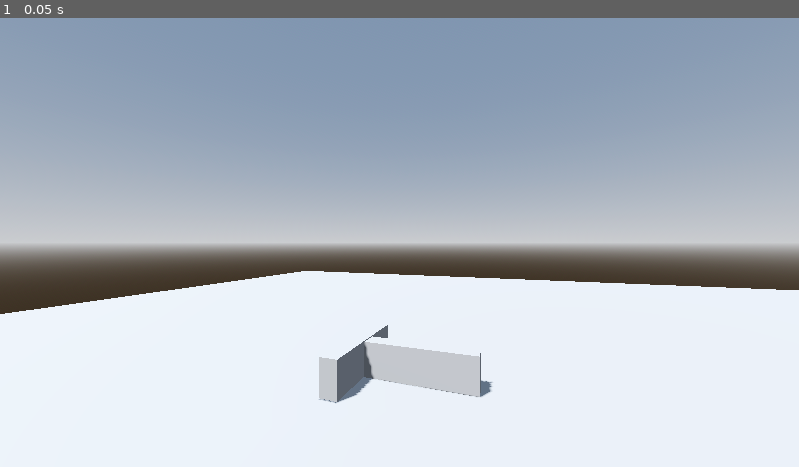
Above: before the commit, frame 1.
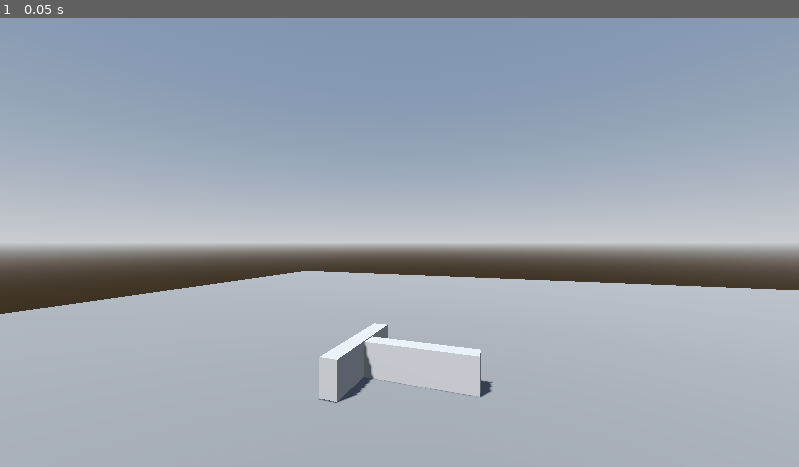
Above: after the commit, the same moment.

Repository: Nihtster/Brisingamen-Alter
Game: Godot game, scene res://main.tscn
Two runs of this game, one before a commit and one after it. Both use one fixed random seed, a clock stepped at 60 frames per second and the inputs below.
Inputs:
- Up to frame 1 (0.05 s): no input

The runs differ from the first frame. In frame 1, 38% of the frame differs, in the area x 0-100%, y 56-100%.

Commit message:
cleaned up juggernaut model rigging, added gitgnore, updated godot project to latest version

Diff:
--- a/brisingamen-alter/main.tscn
+++ b/brisingamen-alter/main.tscn
@@ -13,29 +13,33 @@
 tonemap_mode = 2
 glow_enabled = true
 
-[node name="Main" type="Node3D"]
+[sub_resource type="StandardMaterial3D" id="StandardMaterial3D_xrhlg"]
+albedo_color = Color(0.33660772, 0.33660758, 0.3366076, 1)
 
-[node name="WorldEnvironment" type="WorldEnvironment" parent="."]
+[node name="Main" type="Node3D" unique_id=235833161]
+
+[node name="WorldEnvironment" type="WorldEnvironment" parent="." unique_id=934427324]
 environment = SubResource("Environment_0xm2m")
 
-[node name="DirectionalLight3D" type="DirectionalLight3D" parent="."]
+[node name="DirectionalLight3D" type="DirectionalLight3D" parent="." unique_id=1188127251]
 transform = Transform3D(-0.8660254, -0.43301278, 0.25, 0, 0.49999997, 0.86602545, -0.50000006, 0.75, -0.43301266, 0, 17.657955, 0)
 shadow_enabled = true
 
-[node name="CSGBox3D" type="CSGBox3D" parent="."]
-transform = Transform3D(1, 0, 0, 0, 1, 0, 0, 0, 1, -1.6000001, 0, 0)
+[node name="CSGBox3D" type="CSGBox3D" parent="." unique_id=394141917]
+transform = Transform3D(1, 0, 0, 0, 1, 0, 0, 0, 1, -1.5859363, -4.7683716e-07, 0.0017318726)
 use_collision = true
 size = Vector3(100, 1, 100)
+material = SubResource("StandardMaterial3D_xrhlg")
 
-[node name="CSGBox3D2" type="CSGBox3D" parent="."]
+[node name="CSGBox3D2" type="CSGBox3D" parent="." unique_id=363866060]
 transform = Transform3D(1, 0, 0, 0, 1, 0, 0, 0, 1, 2.35, 1.5, 0)
 use_collision = true
 size = Vector3(6.3, 2, 1)
 
-[node name="CSGBox3D3" type="CSGBox3D" parent="."]
+[node name="CSGBox3D3" type="CSGBox3D" parent="." unique_id=1827743869]
 transform = Transform3D(-4.4703484e-08, 0, -1, 0, 1, 0, 1, 0, -4.4703484e-08, 6, 1.5525388, -0.20000005)
 use_collision = true
 size = Vector3(6.3, 2, 1)
 
-[node name="Camera3D" type="Camera3D" parent="."]
+[node name="Camera3D" type="Camera3D" parent="." unique_id=26263409]
 transform = Transform3D(-0.9396926, 0, -0.3420202, 0, 1, 0, 0.3420202, 0, -0.9396926, -2.0141582, 8.10828, -15.355164)
--- a/brisingamen-alter/project.godot
+++ b/brisingamen-alter/project.godot
@@ -8,11 +8,15 @@
 
 config_version=5
 
+[animation]
+
+compatibility/default_parent_skeleton_in_mesh_instance_3d=true
+
 [application]
 
 config/name="Spearhead Alter"
 run/main_scene="res://main.tscn"
-config/features=PackedStringArray("4.5", "Forward Plus")
+config/features=PackedStringArray("4.7", "Forward Plus")
 config/icon="res://icon.svg"
 
 [physics]
Not shown: 1 places in brisingamen-alter/main.tscn that only renumber resources
Not shown, added: .gitignore
Not shown, changed: models/jugggernaut_files/Juggernaut_assembly.blend
Not shown, changed: models/jugggernaut_files/Juggernaut_assembly.blend1
